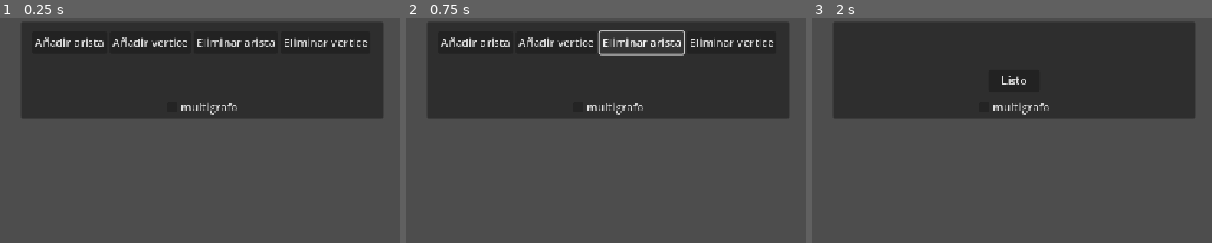
Above: before the commit, frames 1-3 (left to right).
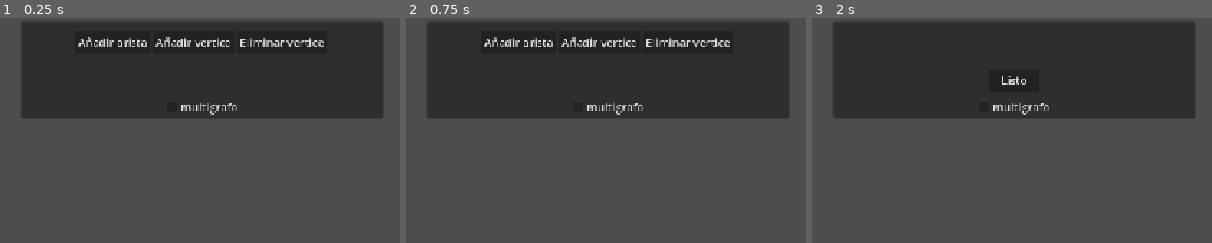
Above: after the commit, the same moments.

Repository: AndresDavidCalderon/exploragrafos
Game: Godot game, scene res://main.tscn
Two runs of this game, one before a commit and one after it. Both use one fixed random seed, a clock stepped at 60 frames per second and the inputs below.
Inputs (mouse positions are % of the whole screen's width and height, from its top left):
- Up to frame 1 (0.25 s): no input
- Up to frame 2 (0.75 s): click (54, 5) at 0.5 s, where only the run before the commit has a clickable "Eliminar arista"
- Up to frame 3 (2 s): click "Añadir arista" at 1.25 s
The pictures show only the part of the screen within x 25-75%, y 0-50%; the shares and areas given below are measured in that part.

The runs differ from the first frame. In frame 1, 1.9% of the frame differs, in the area x 8-92%, y 8-13%; in frame 2, 2.4%, in the area x 8-92%, y 5-17%; in frame 3, nothing differs.

Commit message:
planaridad en grafos disconexos

Diff:
--- a/main.tscn
+++ b/main.tscn
@@ -37,6 +37,7 @@
 offset_right = 242.0
 offset_bottom = 45.0
 grow_horizontal = 2
+alignment = 1
 
 [node name="AddArista" type="Button" parent="UI/Top/Herramientas"]
 layout_mode = 2
@@ -45,10 +46,6 @@
 [node name="AddVertice" type="Button" parent="UI/Top/Herramientas"]
 layout_mode = 2
 text = "Añadir vertice"
-
-[node name="QuitarArista" type="Button" parent="UI/Top/Herramientas"]
-layout_mode = 2
-text = "Eliminar arista"
 
 [node name="QuitarVertice" type="Button" parent="UI/Top/Herramientas"]
 layout_mode = 2
--- a/planaridad.gd
+++ b/planaridad.gd
@@ -1,4 +1,18 @@
 extends Control
+
+enum Criterio{
+	CANTIDAD_VERTICES,
+	GRADOS,
+	EULER,
+	EULER_SIN_TRIANGULOS,
+	NINGUNO
+}
+
+enum Resultado{
+	PLANAR,
+	NO_PLANAR,
+	NO_SE_PUEDE_DETERMINAR
+}
 
 func _ready() -> void:
 	Globals.grafo.grafo_cambiado.connect(actualizar)
@@ -9,24 +23,64 @@
 	$RichTextLabel.text="Un grafo es planar si se pudiese dibujar sin cruzar aristas."
 
 	if Globals.grafo.vertices.size()==0:
+		$RichTextLabel.text+="\nNo hay vertices en el grafo, es planar."
+		return
+
+	if Globals.grafo.vertices.size()<5:
+		$RichTextLabel.text+="\nUn grafo con menos de 5 vertices es planar."
+		return
+
+	if Globals.grafo.multigrafo:
+		$RichTextLabel.text+="\nEl analisis de planaridad para multigrafos no esta implementado."
 		return
 
 	var puede_ser_planar=true
-	if (not vertice_grado_menor_a_6()) and not Globals.grafo.multigrafo:
-		$RichTextLabel.text+="\nEl grafo no es planar, ya que todos sus vertices tienen grado mayor o igual a 6 y es simple."
-		puede_ser_planar=false
+	var seguro_planar=true
+	for componente in Globals.grafo.obtener_componentes_conexos():
+		var consulta = es_componente_planar(componente)
+		var respuesta=consulta[0]
+		var criterio=consulta[1]
+		if respuesta==Resultado.NO_PLANAR:
+			puede_ser_planar=false
+			seguro_planar=false
+			$RichTextLabel.text+="\nEl componente conexo con "+str(componente.size())+" vertices es no planar:"
+			match criterio:
+				Criterio.GRADOS:
+					$RichTextLabel.text+="\nTodos los grados son mayores a 6."
+				Criterio.EULER:
+					$RichTextLabel.text+="\nEl componente no cumple con que la cantidad de aristas sea menor o igual a 3*vertices-6."
+				Criterio.EULER_SIN_TRIANGULOS:
+					$RichTextLabel.text+="\nEl componente no cumple con que la cantidad de aristas sea menor o igual a 2*vertices-4, sabiendo que no tiene triangulos"
 
-	if Globals.grafo.aristas.size()>3*Globals.grafo.vertices.size()-6 and (not Globals.grafo.multigrafo) and Globals.grafo.vertices.size()>3:
-		$RichTextLabel.text+="\nEl grafo no es planar, ya que no satisface aristas menor o igual a 3v-6"
-		puede_ser_planar=false
+		if respuesta==Resultado.NO_SE_PUEDE_DETERMINAR:
+			seguro_planar=false
 
-	if (not contiene_triangulos()) and (not Globals.grafo.aristas.size()<=2*Globals.grafo.vertices.size()-4) and Globals.grafo.vertices.size()>3 and not Globals.grafo.multigrafo:
-		$RichTextLabel.text+="\nEl grafo no es planar, ya que no satisface aristas menor o igual a 2v-4, y no contiene triangulos."
-		puede_ser_planar=false
+	if seguro_planar:
+		$RichTextLabel.text+="\nEl grafo es planar."
+	elif puede_ser_planar:
+		$RichTextLabel.text+="\nEl grafo puede ser planar."
+	else:
+		$RichTextLabel.text+="\nEl grafo no es planar."
 
 
-	if puede_ser_planar:
-		$RichTextLabel.text+="\nEl grafo puede ser planar, pero no sabemos."
+func es_componente_planar(componente: Array) -> Array:
+	var respuesta=""
+
+	if componente.size()<5:
+		respuesta=[Resultado.PLANAR,Criterio.CANTIDAD_VERTICES]
+		return respuesta
+
+	var aristas=Globals.grafo.aristas_de_componente_conexo(componente)
+	if (not vertice_grado_menor_a_6(componente)) and not Globals.grafo.multigrafo:
+		return [Resultado.PLANAR,Criterio.GRADOS]
+
+	if aristas.size()>3*componente.size()-6 and (not Globals.grafo.multigrafo) and componente.size()>3:
+		return [Resultado.NO_PLANAR,Criterio.EULER]
+
+	if (not contiene_triangulos(componente)) and (not aristas.size()<=2*componente.size()-4) and componente.size()>3 and not Globals.grafo.multigrafo:
+		return [Resultado.NO_PLANAR,Criterio.EULER_SIN_TRIANGULOS]
+
+	return [Resultado.NO_SE_PUEDE_DETERMINAR,Criterio.NINGUNO]
 
 
 # Esto significa que el grafo contiene 2 grupos de al menos 3 vertices, donde vertice en el grupo no se conecta con otro del grupo, y cada vertice de un grupo se conecta con todos los vertices del otro grupo.
@@ -34,15 +88,15 @@
 func contiene_a_k33():
 	pass
 
-func contiene_triangulos():
-	for vertice in Globals.grafo.vertices:
+func contiene_triangulos(componente:Array):
+	for vertice in componente:
 		for adyacente in vertice.obtener_adyacentes():
 			if son_vertices_de_triangulo(vertice,adyacente):
 				return true
 	return false
 
-func vertice_grado_menor_a_6():
-	for vertice in Globals.grafo.vertices:
+func vertice_grado_menor_a_6(componente:Array):
+	for vertice in componente:
 		if vertice.aristas.size()<6:
 			return true
 	return false
--- a/world.gd
+++ b/world.gd
@@ -18,7 +18,7 @@
 var multigrafo=false
 var estado=Estados.ESPERA
 var seleccion:Array=[Node]
-var vertices=[]
+var vertices:Array[Vertice]=[]
 var aristas=[]
 
 # Solo actualizados al llamar es_bipartito
@@ -30,7 +30,7 @@
 	Globals.grafo=self
 
 func _unhandled_input(event: InputEvent) -> void:
-	if event is InputEventMouseButton and event.is_pressed():
+	if event is InputEventMouseButton and event.is_pressed() and event.button_index==MOUSE_BUTTON_LEFT:
 		if estado==Estados.ADDVERTICE:
 			var nuevoVertice=escenaVertice.instantiate()
 			add_child(nuevoVertice)
@@ -88,8 +88,8 @@
 	multigrafo=toggled_on
 
 func obtener_componentes_conexos()->Array:
-	var componentes_conexos=[]
-	var vertices_por_explorar=vertices.duplicate()
+	var componentes_conexos:Array=[]
+	var vertices_por_explorar:Array[Vertice]=vertices.duplicate()
 	while vertices_por_explorar.size()>0:
 		var vertice=vertices_por_explorar.pop_front()
 		var componente_conexo=[vertice]
@@ -98,6 +98,14 @@
 			vertices_por_explorar.erase(explorado)
 		componentes_conexos.append(componente_conexo)
 	return componentes_conexos
+
+func aristas_de_componente_conexo(componente_conexo):
+	var aristas_de_componente=[]
+	for vertice in componente_conexo:
+		for arista in vertice.aristas:
+			if not aristas_de_componente.has(arista):
+				aristas_de_componente.append(arista)
+	return aristas_de_componente
 
 func añadir_vertice_y_vecinos_a_componente(vertice,componente_conexo):
 	for arista in vertice.aristas:
